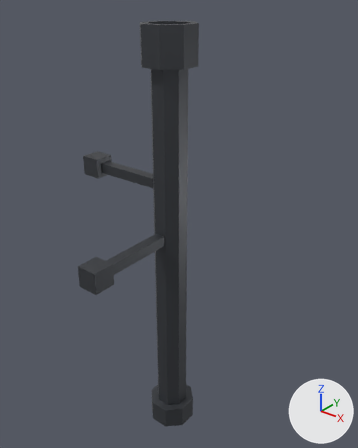
An edit to the glTF model game/res/models/rover_kit/mast_base.glb, drawn before and after from the same camera.
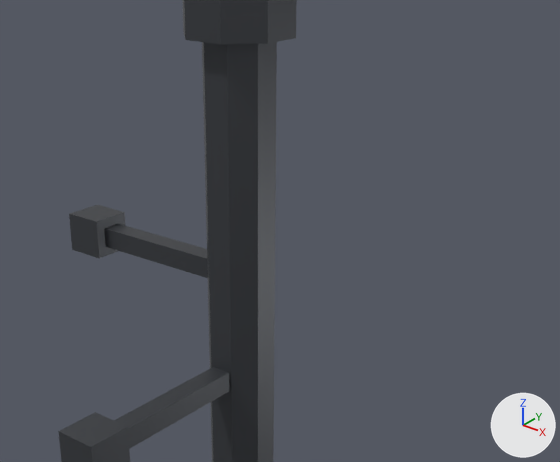
There are two pictures of each version: one whole from a 50 mm lens placed at (0.332, -0.399, 0.544), pointed at (0.018, -0.006, 0.301), one close up on the part from 13% to 93% of the width and 11% to 63% of the height. Every picture has the same lights, and +X, +Y and +Z are marked at lower right. The first two pictures are the older version. Vertices at exactly the same position are counted once.

Names of what the first close-up shows: 'mast_base'.
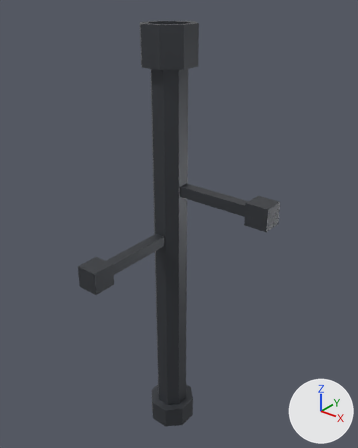
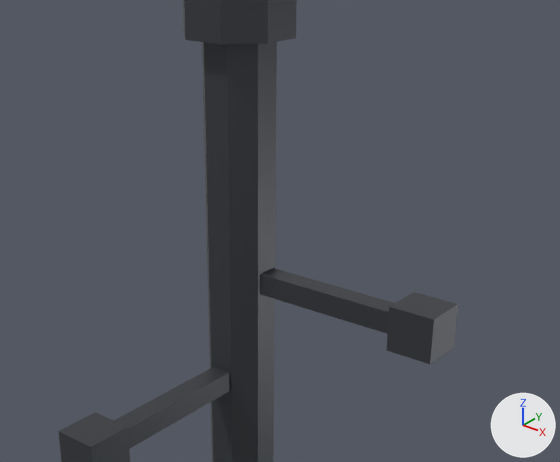
Boxes [x1, y1, x2, y2] around the edits, measured in the close-ups (560 x 462 px; the box of a moved part takes in the faces that stretch with it):
'mast_base', reshaped
    before: [58, 0, 297, 462]
    after: [58, 0, 458, 462]
part 1 of me_mast_base, moved or reshaped
    before: [104, 224, 208, 278]
    after: [260, 268, 395, 334]
part 2 of me_mast_base, moved or reshaped
    before: [69, 205, 125, 258]
    after: [387, 292, 458, 364]

The change in detail:
me_mast_base is used by ob_mast_base; location (0.0, 0.0, 0.0).
me_mast_base had 120 vertices, 200 faces and spanned x -0.13..0.028, y -0.13..0.028, z -0.008..0.51.
me_mast_base now has 120 vertices, 200 faces and spans x -0.028..0.13, y -0.13..0.028, z -0.008..0.51.
me_mast_base part 1: the loose piece of 8 vertices spanning x -0.105..-0.016, y -0.006..0.006, z 0.334..0.346 is moved by (0.121, 0.0, 0.0).
me_mast_base part 2: the loose piece of 8 vertices spanning x -0.13..-0.105, y -0.012..0.012, z 0.328..0.352 is moved by (0.235, 0.0, 0.0).
